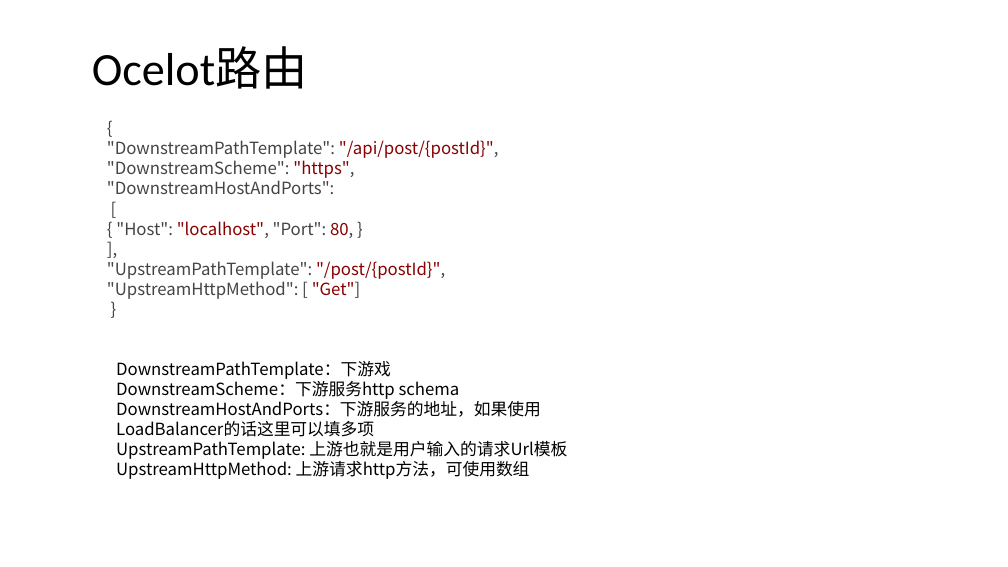
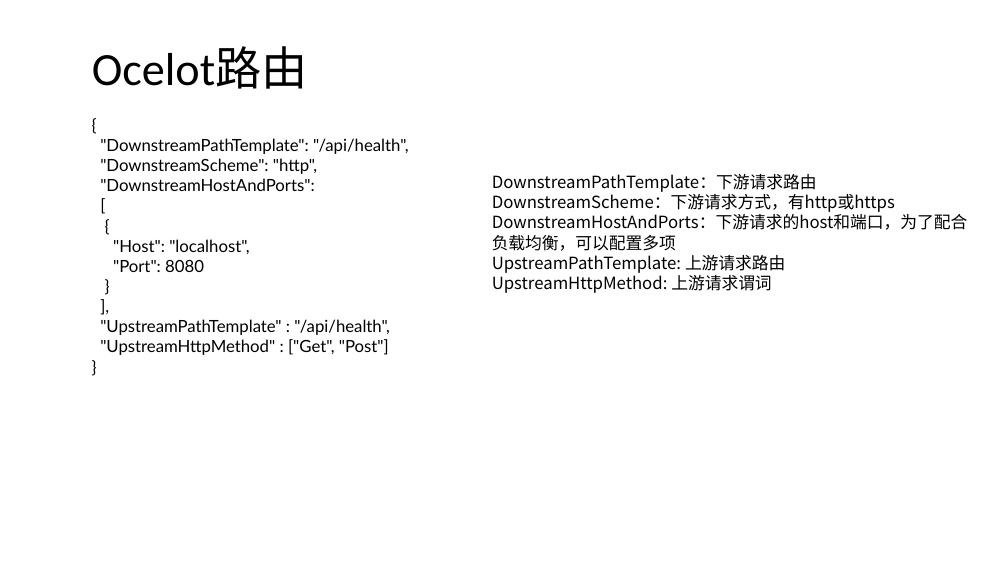
Before and after one commit to axzxs2001/HisMicroserviceSample, a slide deck: slide 28 of HisMicroserviceSample/Doc/基于.net core微服务.pptx (slide 29 before the commit). Drawn at 1008x567 pixels with LibreOffice and Linux fonts; fonts in the diff are those of the drawing; background and template pictures are left out. Boxes give left, top, right and bottom in pixels: in the first picture for what was removed or moved away, otherwise in the second. Text is boxed around its words. In the diff, an @@ line names an element or a change of style, - is before the commit and + after.

Commit message:
配置Ocelot网关配置文件

```diff
--- a/HisMicroserviceSample/Doc/基于.net core微服务.pptx
+++ b/HisMicroserviceSample/Doc/基于.net core微服务.pptx
@@ text "{": place and size @@
-text "{" at bbox=[107, 140, 499, 299]
+text "{" at bbox=[100, 138, 409, 355]
@@ text at bbox=[100, 138, 409, 174]: text changed; font Noto Sans CJK SC to Lato; text colour #444444 to #000000 @@
-"DownstreamPathTemplate": "/api/post/{postId}", "DownstreamScheme": "https",
+"DownstreamPathTemplate": "/api/health",
+"DownstreamScheme": "http",
@@ text at bbox=[100, 178, 314, 191]: font Noto Sans CJK SC to Lato, text colour #444444 to #000000 in "{", ""DownstreamHostAndPorts":", "[", "]," and 1 more places @@
@@ text at bbox=[492, 174, 968, 293]: text changed @@
-DownstreamPathTemplate：下游戏
-DownstreamScheme：下游服务http schema
-DownstreamHostAndPorts：下游服务的地址，如果使用LoadBalancer的话这里可以填多项
-UpstreamPathTemplate: 上游也就是用户输入的请求Url模板
-UpstreamHttpMethod: 上游请求http方法，可使用数组
+DownstreamPathTemplate：下游请求路由
+DownstreamScheme：下游请求方式，有http或https
+DownstreamHostAndPorts：下游请求的host和端口，为了配合负载均衡，可以配置多项
+UpstreamPathTemplate: 上游请求路由
+UpstreamHttpMethod: 上游请求谓词
@@ text at bbox=[113, 239, 249, 272]: text changed; font Noto Sans CJK SC to Lato; text colour #444444 to #000000 @@
-{ "Host": "localhost", "Port": 80, }
+{
+"Host": "localhost",
+"Port": 8080
+}
@@ text at bbox=[100, 319, 390, 355]: text changed; font Noto Sans CJK SC to Lato; text colour #444444 to #000000 @@
-"UpstreamPathTemplate": "/post/{postId}", "UpstreamHttpMethod": [ "Get"]
+"UpstreamPathTemplate" : "/api/health",
+"UpstreamHttpMethod" : ["Get", "Post"]
```
Also in this commit, not shown: 4 other slides changed, 1 slide added, 1 slide removed, 7 other files.
